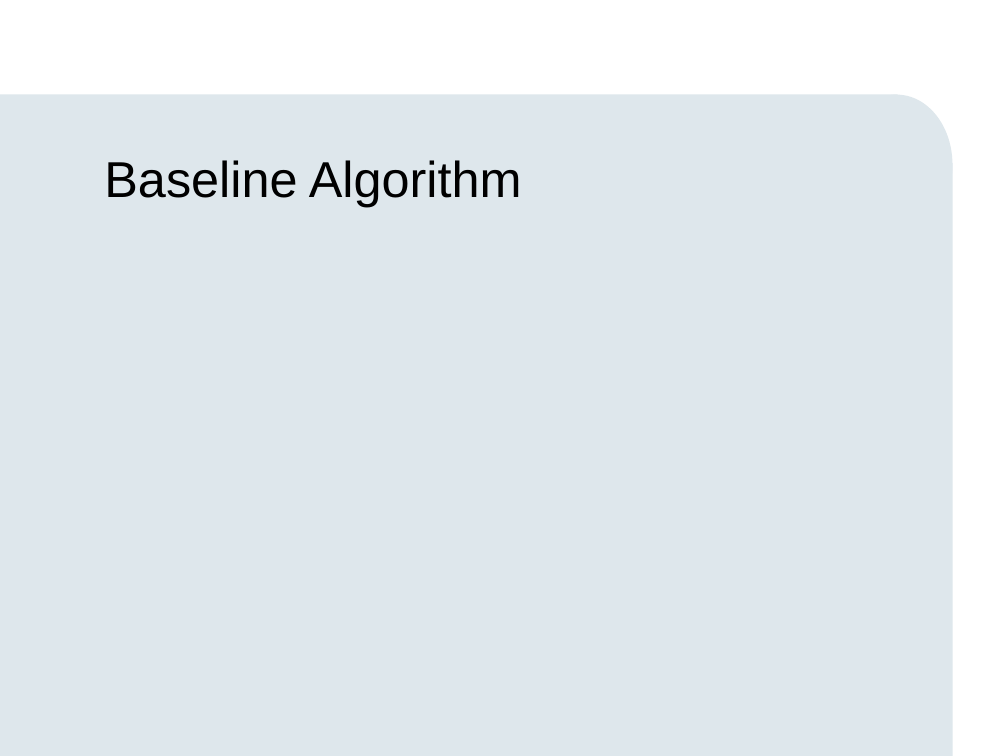
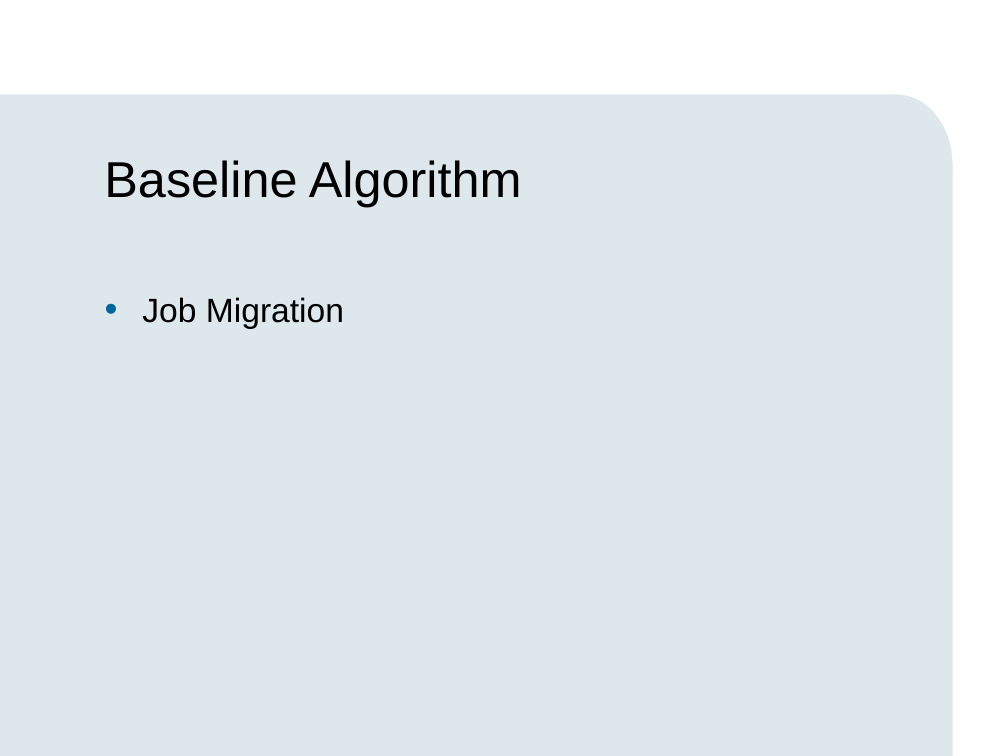
Before and after one commit to sevray1/e-commerce-assignment, a slide deck: slide 2 of presentation2/presentation2.pptx. Drawn at 1008x756 pixels with LibreOffice and Linux fonts; fonts in the diff are those of the drawing; background and template pictures are left out. Boxes give left, top, right and bottom in pixels: in the first picture for what was removed or moved away, otherwise in the second. Text is boxed around its words. In the diff, an @@ line names an element or a change of style, - is before the commit and + after.

Commit message:
Presentation Update

```diff
--- a/presentation2/presentation2.pptx
+++ b/presentation2/presentation2.pptx
@@ text added at <box>142,297,344,329</box>, 24 pt, text #000000 @@
+• Job Migration
```
Also in this commit, not shown: 2 other slides changed, 2 slides added, 1 other file.
